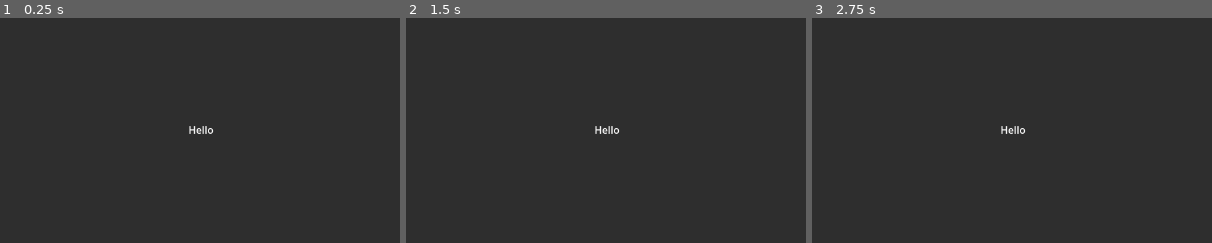
Above: before the commit, frames 1-3 (left to right).
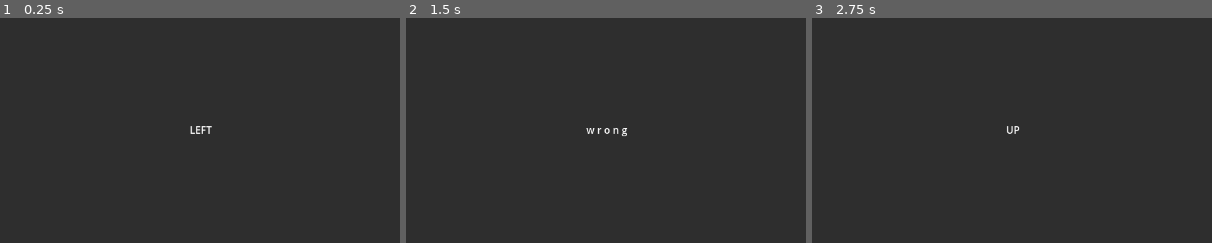
Above: after the commit, the same moments.

Repository: VileOar/js-final-proj
Game: Godot game, scene res://src/dyad_game/dyad_game.tscn
Two runs of this game, one before a commit and one after it. Both use one fixed random seed, a clock stepped at 60 frames per second and the inputs below. The project has no main scene, so this scene is started directly.
Inputs (mouse positions are % of the whole screen's width and height, from its top left):
- Up to frame 1 (0.25 s): no input
- Up to frame 2 (1.5 s): tap Enter at 0.5 s; move the mouse to (72, 45) at 0.52 s; hold D (coop_right) 0.53-1.28 s; click (72, 45) at 0.67 s; tap Space at 1.25 s; move the mouse to (30, 55) at 1.27 s; hold S (coop_down) from 1.28 s (still down)
- Up to frame 3 (2.75 s): tap Enter at 2 s; move the mouse to (60, 28) at 2.02 s; release S (coop_down) at 2.03 s; hold D (coop_right) from 2.03 s (still down)
The pictures show only the part of the screen within x 25-75%, y 25-75%; the shares and areas given below are measured in that part.

The runs differ from the first frame. In frame 1, 0.2% of the frame differs, in the area x 47-54%, y 48-52%; in frame 2, 0.2%, in the area x 45-56%, y 48-53%; in frame 3, 0.1%.
Error after the commit: Invalid call. Nonexistent function 'player_id' in base 'Nil'. (res://src/dyad_game/dyad_game.gd:70)

Commit message:
basic functionality of dyad game

Diff:
--- a/src/autoloads/InputManager.gd
+++ b/src/autoloads/InputManager.gd
@@ -8,7 +8,8 @@
 var _listening = false
 
 ## map of players and input devices: -1 for KBM, 0-7 for gamepads; array indices are the player indices
-var _player_devices = []
+var _player_devices = [-1, 0]
+# TODO: remove default values
 
 
 ## enable or disable input listening
@@ -29,7 +30,7 @@
 
 
 func _unhandled_input(event):
-	if _listening and event.is_action_type():
+	if _listening and event.is_action_type() and event.is_pressed():
 		var device = -2
 		if event is InputEventJoypadButton: # if it came from a connected gamepad, it has a device
 			device = (event as InputEventJoypadButton).device
--- a/src/dyad_game/dyad_game.gd
+++ b/src/dyad_game/dyad_game.gd
@@ -28,6 +28,12 @@
 var _prompted_direction := Global.Directions.NONE
 
 
+func _ready():
+	# TODO: remove this
+	$StateMachine.replace_state("PromptState")
+	set_player_dyad(0, 1)
+
+
 # -----------------------------
 # || --- PLAYER SETTINGS --- ||
 # -----------------------------
@@ -40,8 +46,8 @@
 ## set both players of the dyad
 func set_player_dyad(player1 : int, player2 : int) -> void:
 	_players.clear()
-	_players[player1] = null
-	_players[player2] = null
+	_players[player1] = PlayerAction.new(player1, Global.Directions.NONE, false)
+	_players[player2] = PlayerAction.new(player1, Global.Directions.NONE, false)
 
 
 # --------------------------
@@ -57,7 +63,6 @@
 func set_direction_prompt(direction : int) -> void:
 	if direction >= 0: # failsafe
 		_prompted_direction = direction
-	_ui_controller.set_prompt(direction)
 
 
 ## add a new player choice to the existing ones
@@ -65,6 +70,13 @@
 	var player = p_action.player_id()
 	if check_player_dyad(player):
 		_players[player] = p_action
+
+
+## check if the selected player already has a valid answer
+func player_has_answer(player) -> bool:
+	if check_player_dyad(player):
+		return _players[player].direction() != Global.Directions.NONE
+	return false
 
 
 ## return the array of registered player actions
@@ -77,8 +89,8 @@
 
 ## clear players' choices
 func _clear_player_choices() -> void:
-	for player in _players.keys:
-		_players[player] = Global.Directions.NONE
+	for player in _players.keys():
+		_players[player] = PlayerAction.new(player, Global.Directions.NONE, false)
 
 
 # -------------------
@@ -109,9 +121,19 @@
 # || --- UI STUFF --- ||
 # ----------------------
 
+## show or hide the prompt UI
+func show_prompt_ui(show : bool = true) -> void:
+	_ui_controller.set_prompt(_prompted_direction if show else Global.Directions.NONE)
+
+
 ## show or hide player choices in UI
 func show_choices_ui(show : bool = true) -> void:
 	pass # TODO: complete this
+
+
+# TODO: change this
+func show_message(correct : bool):
+	_ui_controller.show_message(correct)
 
 
 ## shortcut to stop everything
@@ -120,6 +142,7 @@
 
 	stop_timer() # stop the timer completely
 	set_direction_prompt(Global.Directions.NONE) # hide the direction prompt
+	show_prompt_ui(false)
 	_clear_player_choices() # clear all player's choices
 	show_choices_ui(false)
 
--- a/src/dyad_game/dyad_game.tscn
+++ b/src/dyad_game/dyad_game.tscn
@@ -10,8 +10,11 @@
 
 [node name="DyadGame" type="Control"]
 layout_mode = 3
+anchors_preset = 15
 anchor_right = 1.0
 anchor_bottom = 1.0
+grow_horizontal = 2
+grow_vertical = 2
 script = ExtResource("1_rj5ni")
 
 [node name="Timer" type="Timer" parent="."]
--- a/src/dyad_game/states/prompt_state.gd
+++ b/src/dyad_game/states/prompt_state.gd
@@ -20,6 +20,7 @@
 	# this state is used to generate a new prompt, so this is done on enter
 	var new_dir = randi_range(0, 3) # generate a new dir as per those defined in Directions
 	dyad_game.set_direction_prompt(new_dir)
+	dyad_game.show_prompt_ui()
 
 
 func exit():
@@ -29,7 +30,7 @@
 
 ## callback to an input signal from the input manager[br]
 func _on_player_input(player, input_event : InputEvent):
-	if dyad_game.check_player_dyad(player): # if this input event belongs to this dyad
+	if dyad_game.check_player_dyad(player) and !dyad_game.player_has_answer(player): # if this input event belongs to this dyad
 		# add the new action to the game
 		dyad_game.add_player_choice(_get_player_action(player, input_event))
 
@@ -40,6 +41,7 @@
 				replace_state("RightState")
 			else:
 				replace_state("WrongState")
+		answers += 1
 
 
 ## process answers from players[br]
@@ -86,6 +88,8 @@
 		direction = Global.Directions.DOWN
 		coop = false
 
+	print_debug("(%s, %s, %s)" % [player, direction, coop])
+
 	if direction == -1:
 		return null
 	return PlayerAction.new(player, direction, coop)
--- a/src/dyad_game/states/right_state.gd
+++ b/src/dyad_game/states/right_state.gd
@@ -13,6 +13,7 @@
 	dyad_game.start_timer(Global.CORRECT_DELAY)
 
 	# TODO: trigger correct effects and set points according to coop from player actions
+	dyad_game.show_message(true)
 
 
 func exit():
--- a/src/dyad_game/states/wrong_state.gd
+++ b/src/dyad_game/states/wrong_state.gd
@@ -13,6 +13,7 @@
 	dyad_game.start_timer(Global.WRONG_DELAY)
 
 	dyad_game.show_choices_ui()
+	dyad_game.show_message(false)
 
 
 func exit():
--- a/src/dyad_game/ui/ui_controller.gd
+++ b/src/dyad_game/ui/ui_controller.gd
@@ -24,3 +24,8 @@
 			_prompt.text = "DOWN"
 		Global.Directions.NONE:
 			_prompt.text = ""
+
+# TODO: change these two functions
+## display wrong message
+func show_message(correct : bool = true):
+	_prompt.text = "c o r r e c t" if correct else "w r o n g"
--- a/src/tools/stack_state_machine/stack_state_machine.gd
+++ b/src/tools/stack_state_machine/stack_state_machine.gd
@@ -52,6 +52,8 @@
 ## replace state function (which also performs the same pop function) should never emit the signal
 ## (because, if it is replacing, it won't be empty after the operation)
 func _pop_state(pop_until : Array[String] = []):
+	if state_stack.size() == 0:
+		return
 	var last_head = state_stack.back()
 	if !state_stack.is_empty():
 		if pop_until == []:
